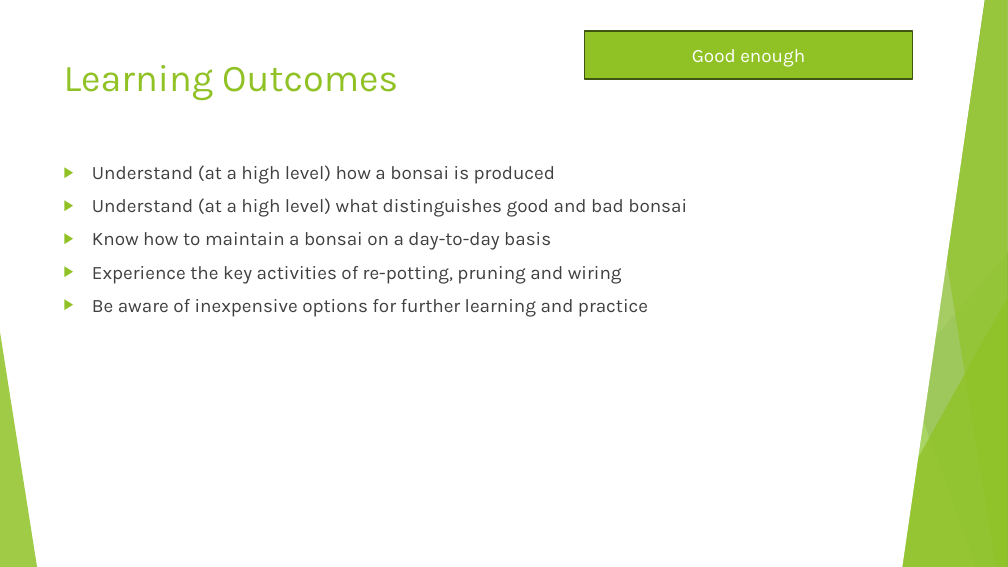
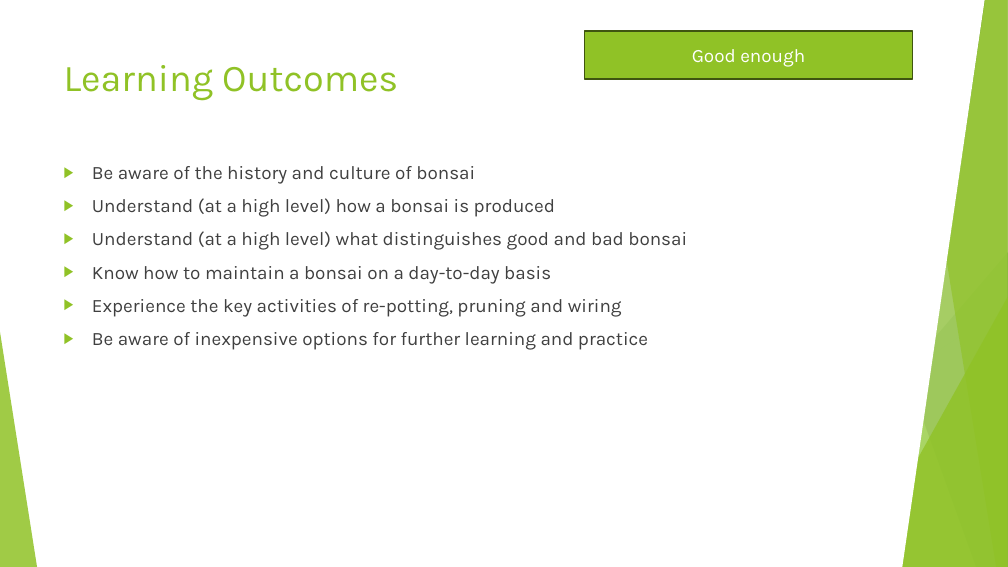
Before and after one commit to AlexLabram/Bonsai, a slide deck: slide 2 of Courseware/Bonsai On A Budget (running).pptx. Drawn at 1008x567 pixels with LibreOffice and Linux fonts; fonts in the diff are those of the drawing. Boxes give left, top, right and bottom in pixels: in the first picture for what was removed or moved away, otherwise in the second. Text is boxed around its words. In the diff, an @@ line names an element or a change of style, - is before the commit and + after.

Commit message:
Added learning outcomes item

```diff
--- a/Courseware/Bonsai On A Budget (running).pptx
+++ b/Courseware/Bonsai On A Budget (running).pptx
@@ text at [92,166,475,184]: paragraph added @@
+▶ Be aware of the history and culture of bonsai
```
